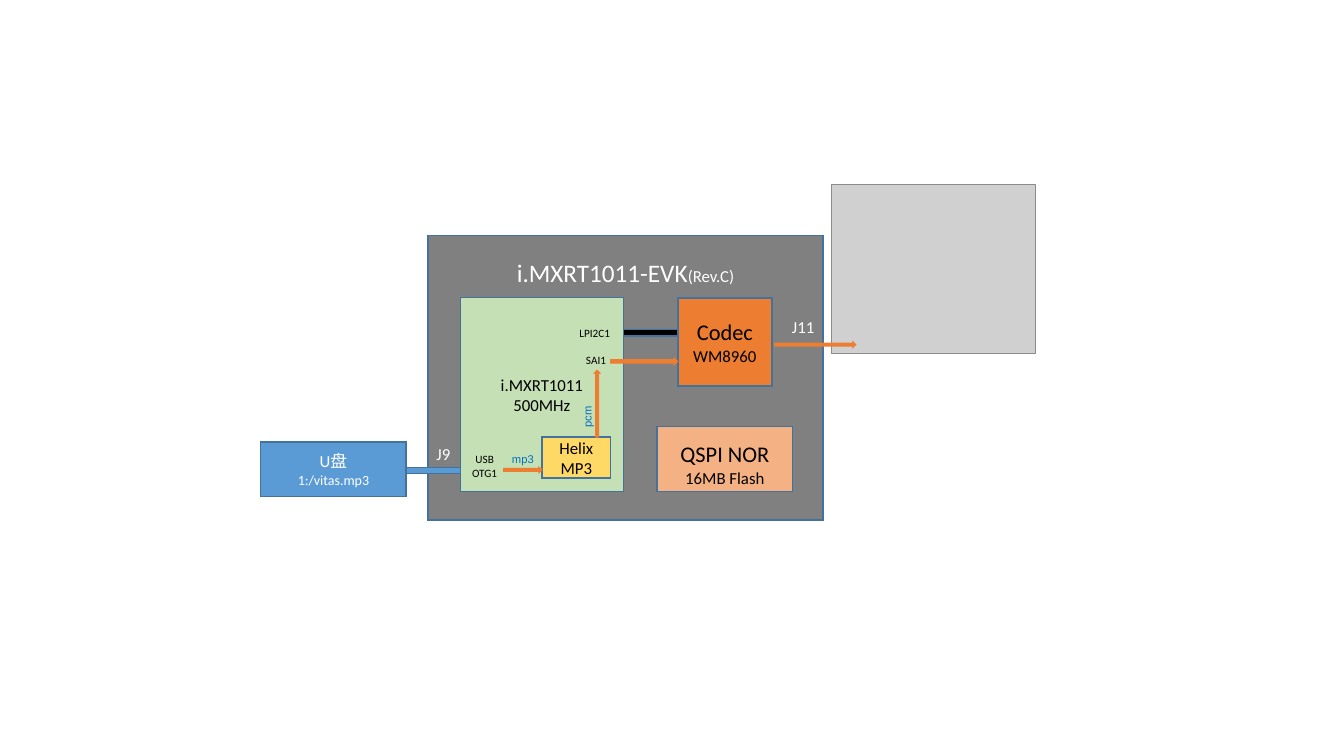
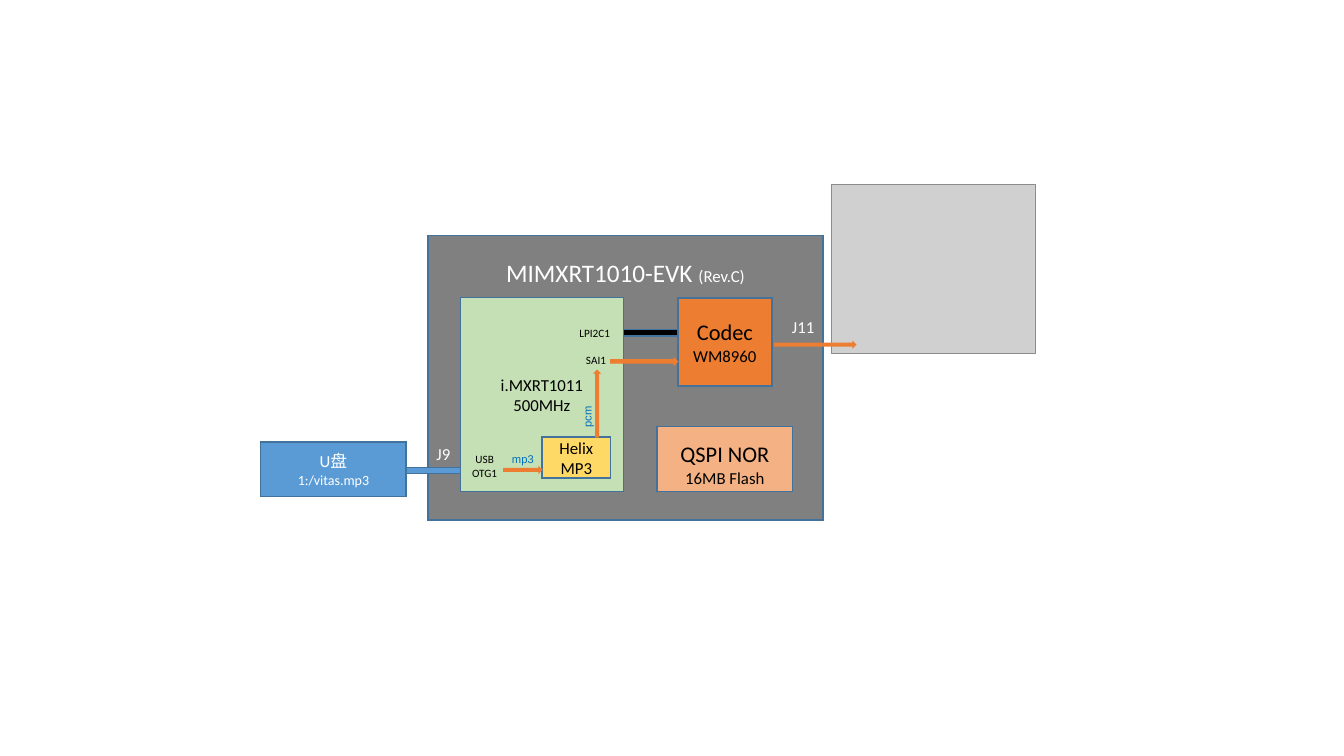
Before and after one commit to JayHeng/RT-Mp3Player, a slide deck: slide 1 of doc/Block_Diagram.pptx. Drawn at 1344x756 pixels with LibreOffice and Linux fonts; fonts in the diff are those of the drawing; grey boxes stand for pictures. Boxes give left, top, right and bottom in pixels: in the first picture for what was removed or moved away, otherwise in the second. Text is boxed around its words. In the diff, an @@ line names an element or a change of style, - is before the commit and + after.

```diff
--- a/doc/Block_Diagram.pptx
+++ b/doc/Block_Diagram.pptx
@@ text in rectangle at bbox=[506, 266, 744, 284]: text changed @@
-i.MXRT1011-EVK(Rev.C)
+MIMXRT1010-EVK (Rev.C)
```
Also in this commit, not shown: 3 other files.
